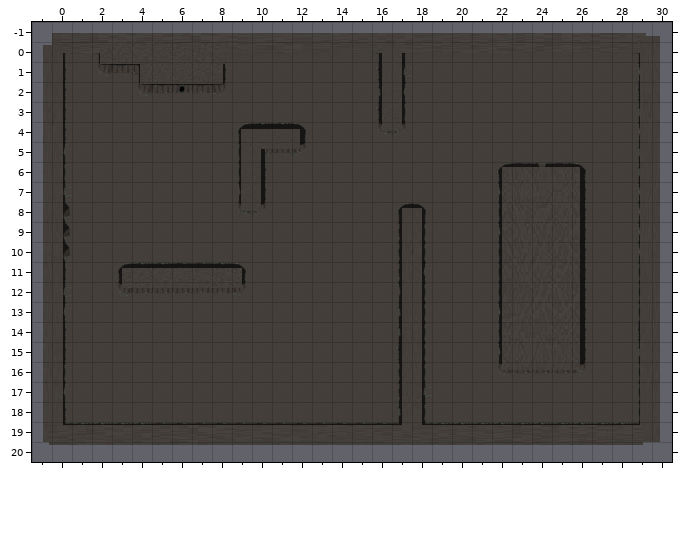
Level history. Tiled map: Tileset/level1.tmx. The first picture shows the starting point.
Cells are 64x64 px. Shown: x -1..30, y -1..20.
The same view after the edit:
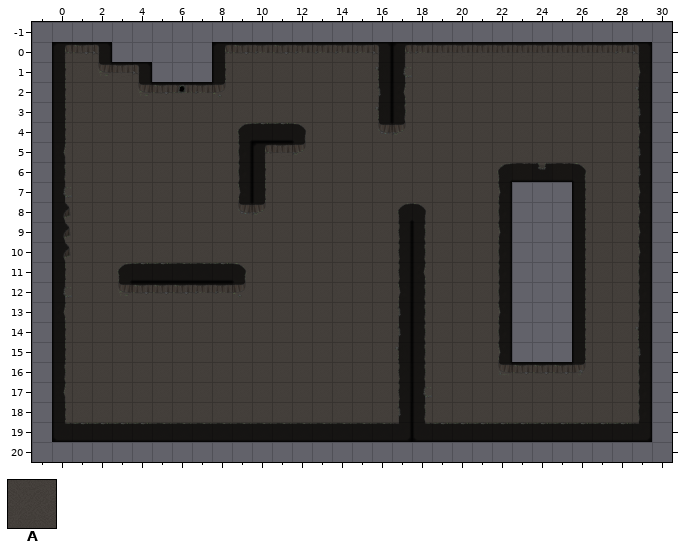
Key: from "try 2": A 9.
Objects are placed by their top-left corner, in cells (3,4 is the top-left corner of cell 3,4); size is 1x1 cell unless given.
From the commit log: I think I have done the collision issue fix with the skills aswell, huzzah!
Difference:
Layer "Collisions" (now hidden):
removed: A "collisionSquare" at 0,-0.5 size 29.7x1
removed: A "collisionSquare" at 2.4,0.1 size 6.2x1
removed: A "collisionSquare" at 4.4,1.1 size 4.2x1
removed: A "collisionSquare" at 16.5,0.1 size 1x4.3
removed: A "collisionSquare" at 9.5,4.3 size 2.8x1
removed: A "collisionSquare" at 9.5,4.4 size 1x4.1
removed: A "collisionSquare" at 3.5,11.3 size 6x1
removed: A "collisionSquare" at 22.5,6.2 size 3.9x10.2
removed: A "collisionSquare" at 17.5,8.3 size 1x11.6
removed: A "collisionSquare" at -0.5,0.2 size 1x19.8
removed: A "collisionSquare" at 29.4,-0.3 size 1x20.3
removed: A "collisionSquare" at -0.1,19.1 size 29.7x1
Where, in picture pixels (left, top, right, bottom), the same in both pictures:
removed: (43, 33, 660, 445)
